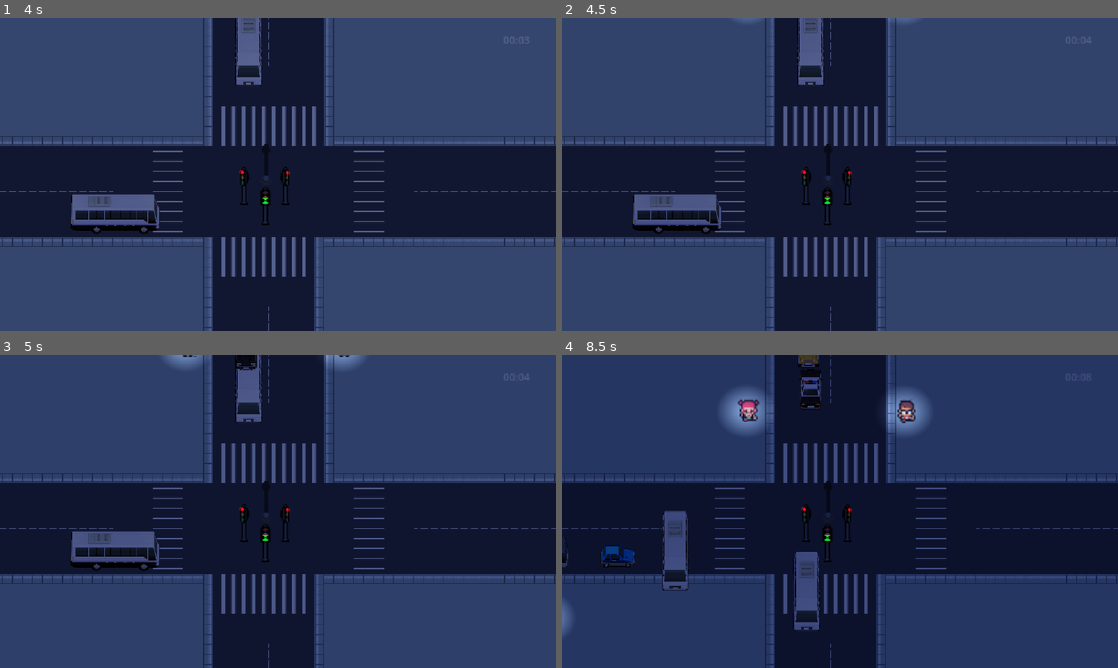
Above: before the commit, frames 1-4 (two rows, left to right).
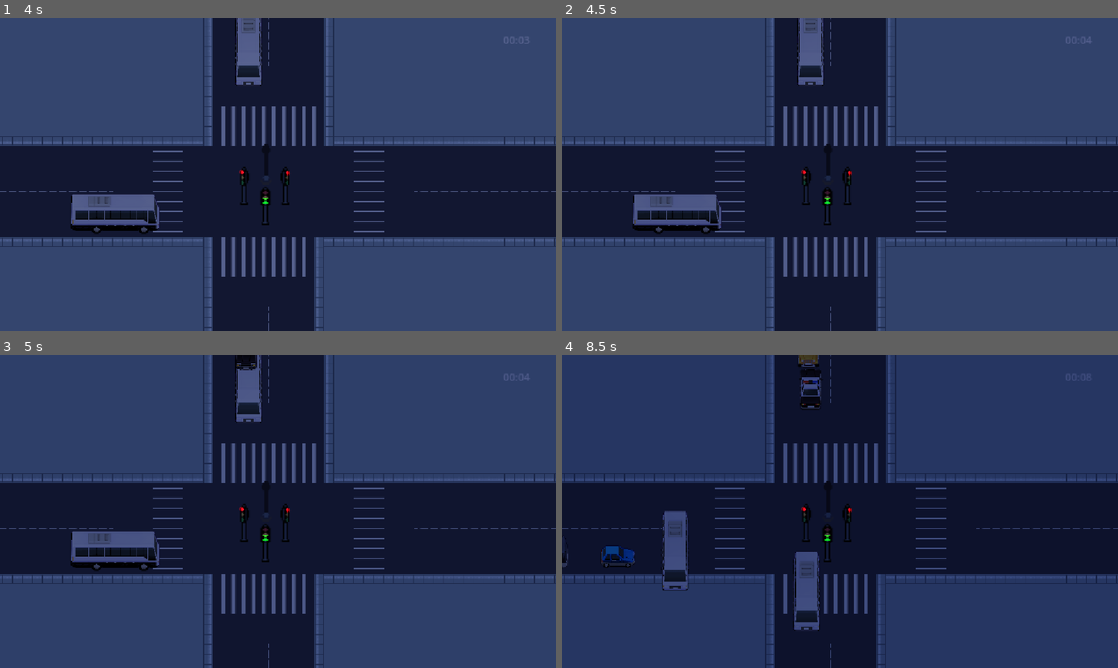
Above: after the commit, the same moments.

Repository: lafgo-fc/game-jam-repoooo
Game: Godot game, scene res://scne/test_one.tscn
Same seed, same stepped clock (60 frames per second), same inputs: the game is played once before the commit and once after it.
Inputs:
- Up to frame 1 (4 s): tap Enter (ui_accept) at 0.5, 0.77, 1.52, 3.02, 3.77 s; hold R (traffic control right and left) from 0.53 s (still down)
- Up to frame 2 (4.5 s): keep holding R (traffic control right and left)
- Up to frame 3 (5 s): keep holding R (traffic control right and left); tap Enter (ui_accept) at 4.52 s
- Up to frame 4 (8.5 s): keep holding R (traffic control right and left); tap Enter (ui_accept) at 6.02, 6.77, 7.52 s

Frame 1 is identical in both runs. In frame 2, less than 0.1% of the frame differs, in the area x 31-64%, y 0-2%; in frame 3, 0.4%; in frame 4, 2.0%, in the area x 0-66%, y 10-90%.
Error after the commit: Invalid assignment of property or key 'npc_id' with value of type 'int' on a base object of type 'CharacterBody2D (pedestians.gd)'. (res://scne/npc_spawner.gd:…

Commit message:
restore working npc waypt movement

Diff:
--- a/scne/pedestians.gd
+++ b/scne/pedestians.gd
@@ -9,26 +9,20 @@
 @onready var npc_5 = $"npc 5"
 @onready var npc_6 = $"npc 6"
 @onready var light = $PointLight2D
-@onready var death_label = get_tree().current_scene.get_node("death_label")
 
 
 # adding markers
-@onready var pt_1 = $"npc spawners/waypoints/p1"
-@onready var pt_2 = $"npc spawners/waypoints/p2"
-@onready var pt_3 = $"npc spawners/waypoints/p3"
-@onready var pt_4 = $"npc spawners/waypoints/p4"
-@onready var pt_5 = $"npc spawners/waypoints/p5"
-@onready var pt_6 = $"npc spawners/waypoints/p6"
-@onready var pt_7 = $"npc spawners/waypoints/p7"
-@onready var pt_8 = $"npc spawners/waypoints/p8"
-@onready var pt_9 = $"npc spawners/waypoints/p9"
-@onready var pt_10 = $"npc spawners/waypoints/p10"
-@onready var pt_11 = $"npc spawners/waypoints/p11"
-
-# adding death_labels
-
-
-
+@onready var pt_1 = $"../../waypoints/p1"
+@onready var pt_2 = $"../../waypoints/p2"
+@onready var pt_3 = $"../../waypoints/p3"
+@onready var pt_4 = $"../../waypoints/p4"
+@onready var pt_5 = $"../../waypoints/p5"
+@onready var pt_6 = $"../../waypoints/p6"
+@onready var pt_7 = $"../../waypoints/p7"
+@onready var pt_8 = $"../../waypoints/p8"
+@onready var pt_9 = $"../../waypoints/p9"
+@onready var pt_10 = $"../../waypoints/p10"
+@onready var pt_11 = $"../../waypoints/p11"
 
 
 # essential vars
@@ -48,8 +42,7 @@
 var avoid_time : float = 0.0
 
 var reached_pt : Marker2D
-var collided_npc : Node2D = null
-var npc_id: int =-1
+
 
 # constants
 const SPEED = 30.0
@@ -130,7 +123,6 @@
 
 		return
 	show_light()
-	npc_collision()
 
 
 	# --------------------------------
@@ -148,14 +140,12 @@
 
 	# Reached waypoint
 	if distance < 5.0:
-		print("next pt called")
 		reached_pt = near_pt
 		nex_pt()
 		return
 
 
 	check_signal()
-
 
 
 	# --------------------------------
@@ -423,10 +413,8 @@
 
 			other_npc = null
 			different_directional_npc = false
-
 			avoiding = false
 			avoid_time = 0.0
-
 
 
 # --------------------------------
@@ -449,9 +437,3 @@
 		light.show()
 	else:
 		light.hide()
-
-func npc_collision() -> void:
-	if GameData.npc_collided and GameData.collided_npc_id == npc_id:
-		death_label.death_label_show()
-		death_label.global_position = global_position
-		queue_free()
